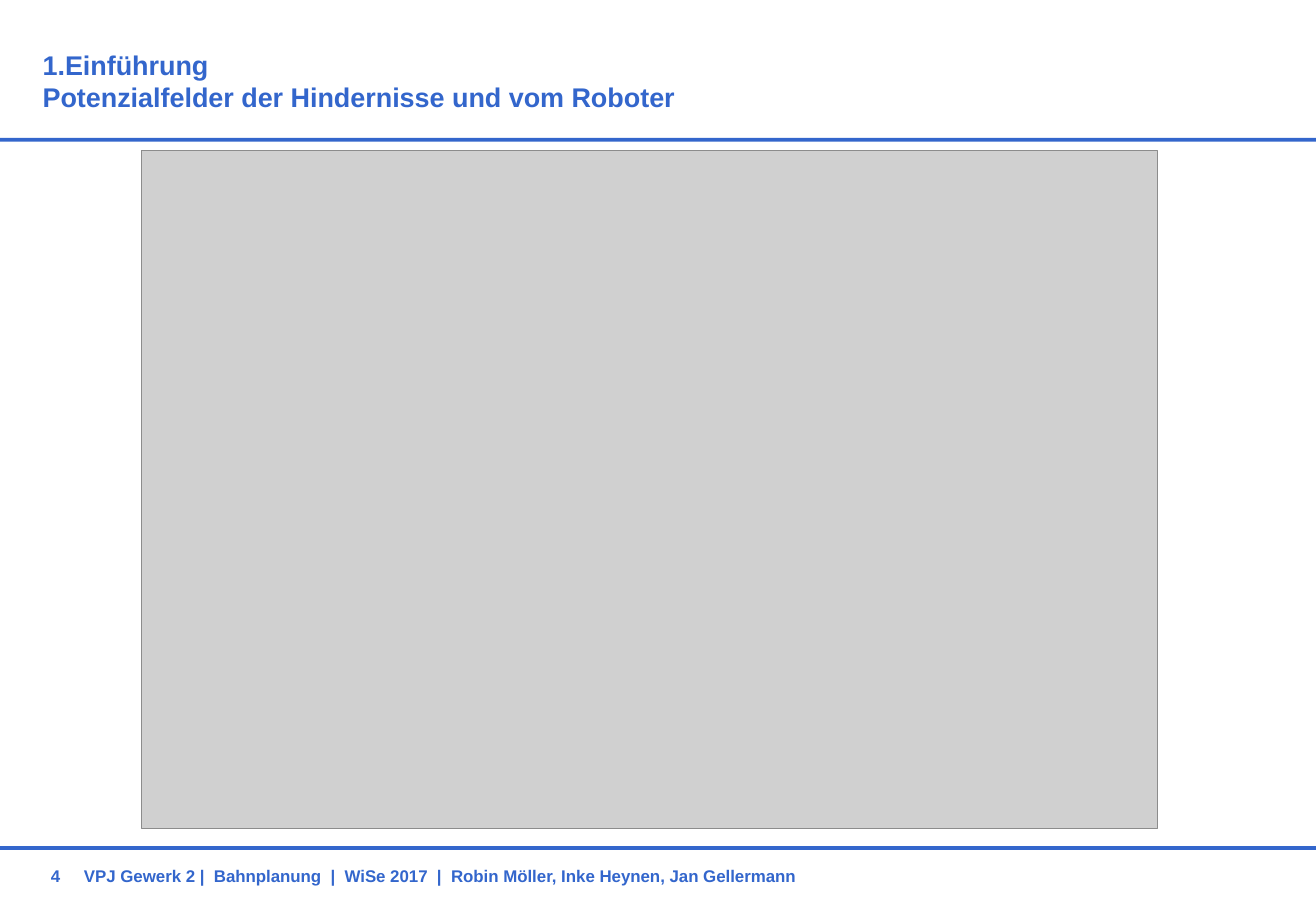
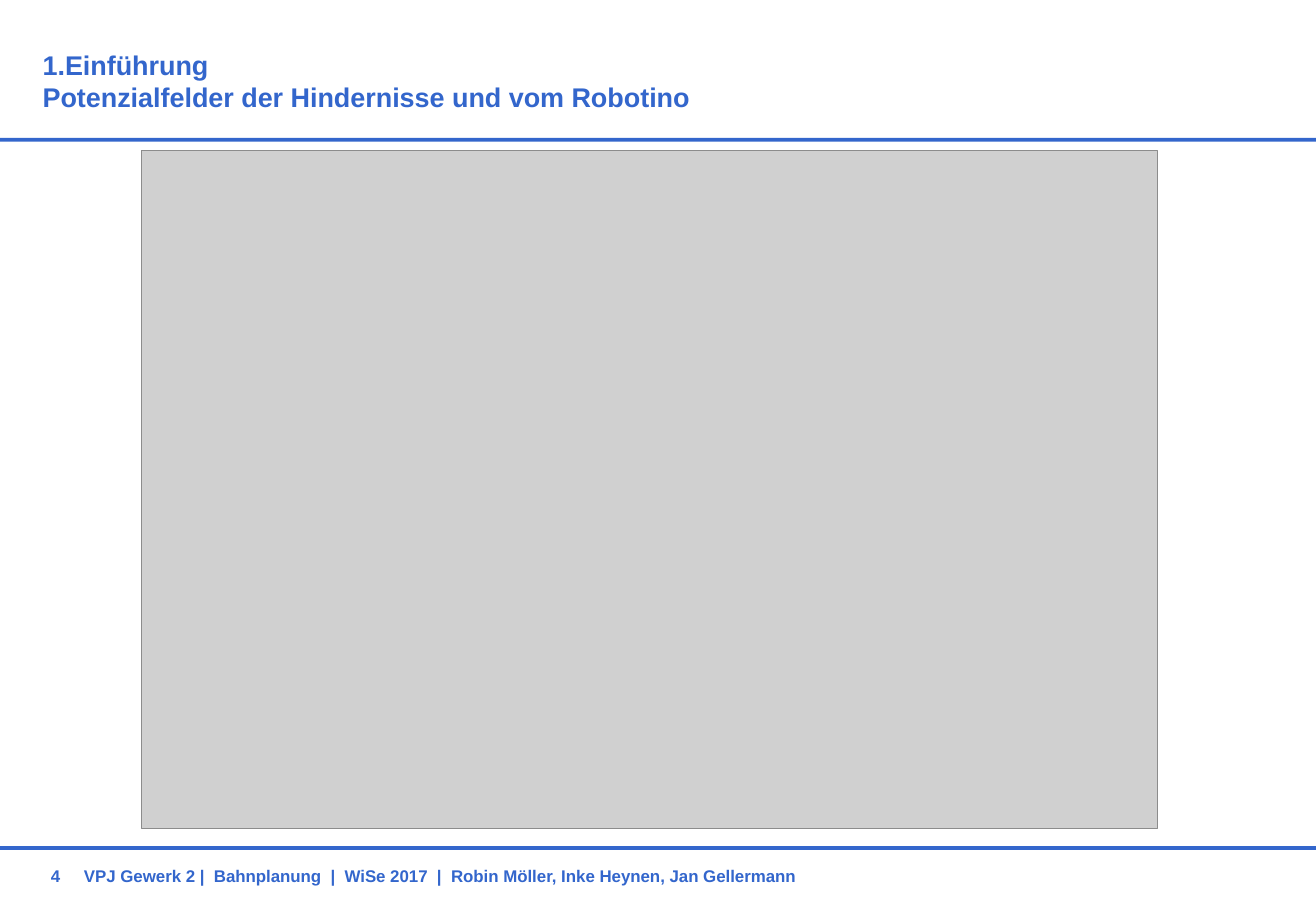
Before and after one commit to RobinMoeller/VPJ-Gewerk-2, a slide deck: slide 4 of Präsi_Konzept.pptx. Drawn at 1316x911 pixels with LibreOffice and Linux fonts; fonts in the diff are those of the drawing; grey boxes stand for pictures; background and template pictures are left out. Boxes give left, top, right and bottom in pixels: in the first picture for what was removed or moved away, otherwise in the second. Text is boxed around its words. In the diff, an @@ line names an element or a change of style, - is before the commit and + after.

```diff
--- a/Präsi_Konzept.pptx
+++ b/Präsi_Konzept.pptx
@@ title at (43, 55, 690, 108): text changed @@
-1.Einführung
-Potenzialfelder der Hindernisse und vom Roboter
+1.Einführung
+Potenzialfelder der Hindernisse und vom Robotino
```
Also in this commit, not shown: 5 other slides changed, 1 slide added.
